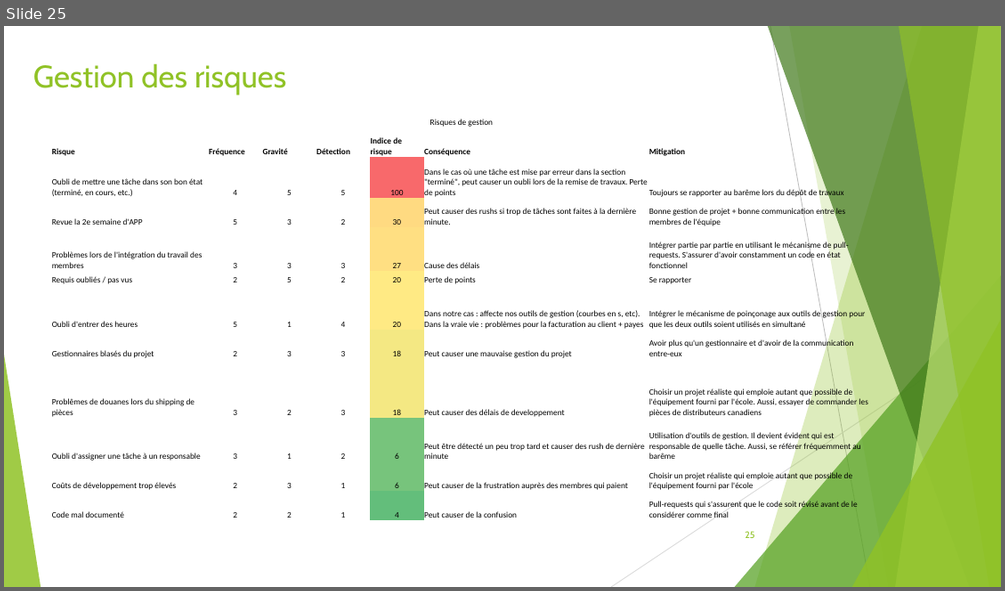
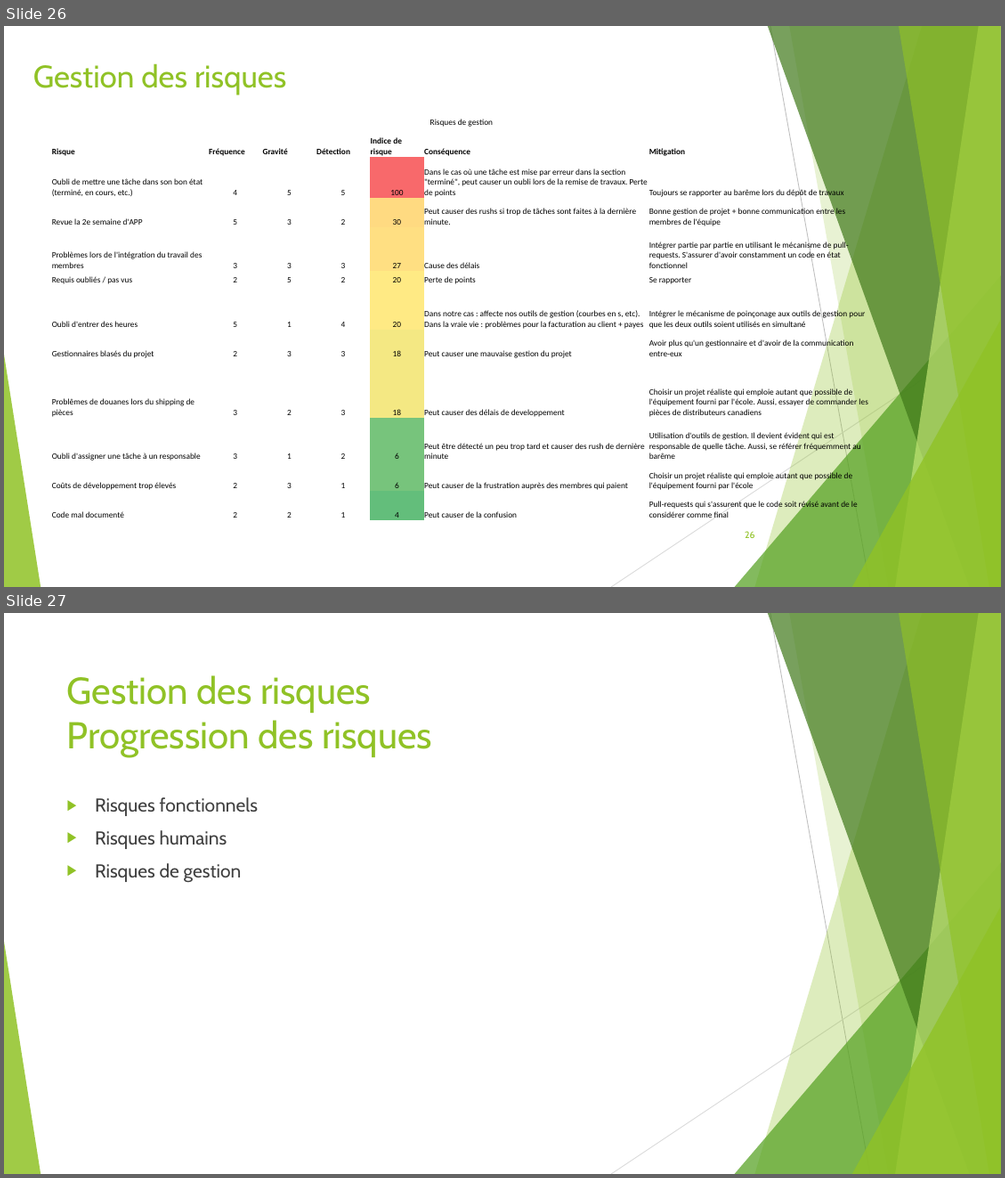
Before and after one commit to gab4321/ProjetS5, a slide deck: Gestion/L1 Présentation.pptx. Shown one above the other, each under a label of ours: slide 25 before the commit, slides 26 and 27 after it. The pictures are 1005x591 and 1005x1178 pixels, drawn with LibreOffice and Linux fonts; fonts in the diff are those of the drawing. Boxes give left, top, right and bottom in pixels: in the first picture for what was removed or moved away, otherwise in the second. Text is boxed around its words. In the diff, an @@ line names an element or a change of style, - is before the commit and + after.

```diff
--- a/Gestion/L1 Présentation.pptx
+++ b/Gestion/L1 Présentation.pptx
@@ slide 27 added at [4,613,1001,1174], background #FFFFFF; not listed: 10 template elements that a slide beside it also shows @@
@@ title added at [67,675,432,757], 36 pt, text #90C226 @@
+Gestion des risques
+Progression des risques
@@ text added at [95,797,259,882], 18 pt, text #404040 @@
+▶ Risques fonctionnels
+▶ Risques humains
+▶ Risques de gestion
@@ what was slide 25 is now slide 26 @@
@@ page number at [744,531,754,538]: text changed @@
-25
+26
```
Also in this commit, not shown: 1 other slide added, 11 other files.
